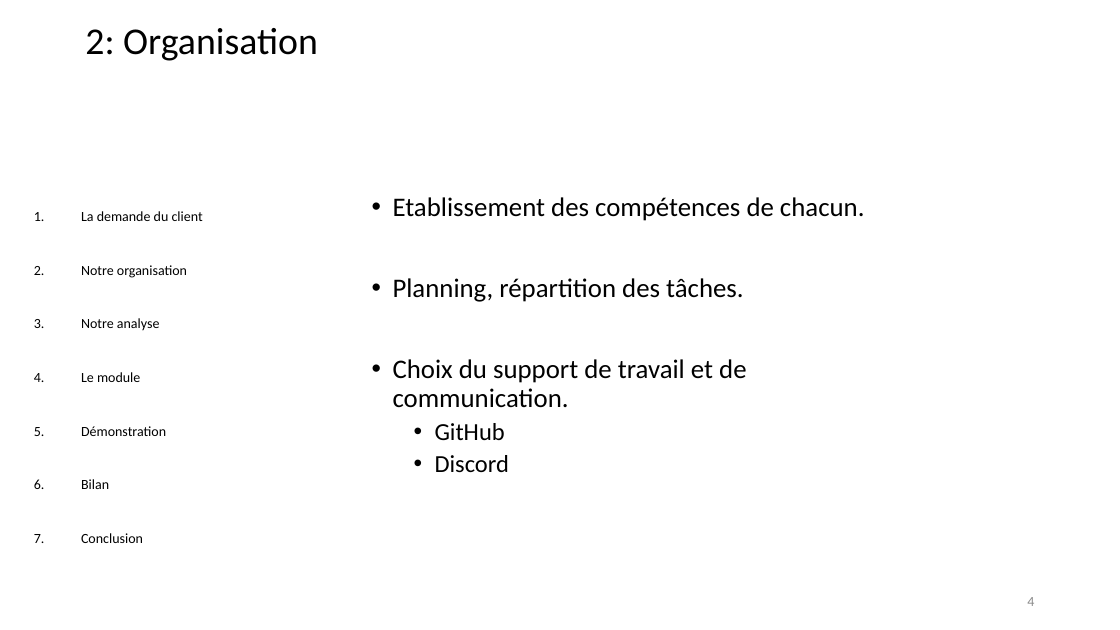
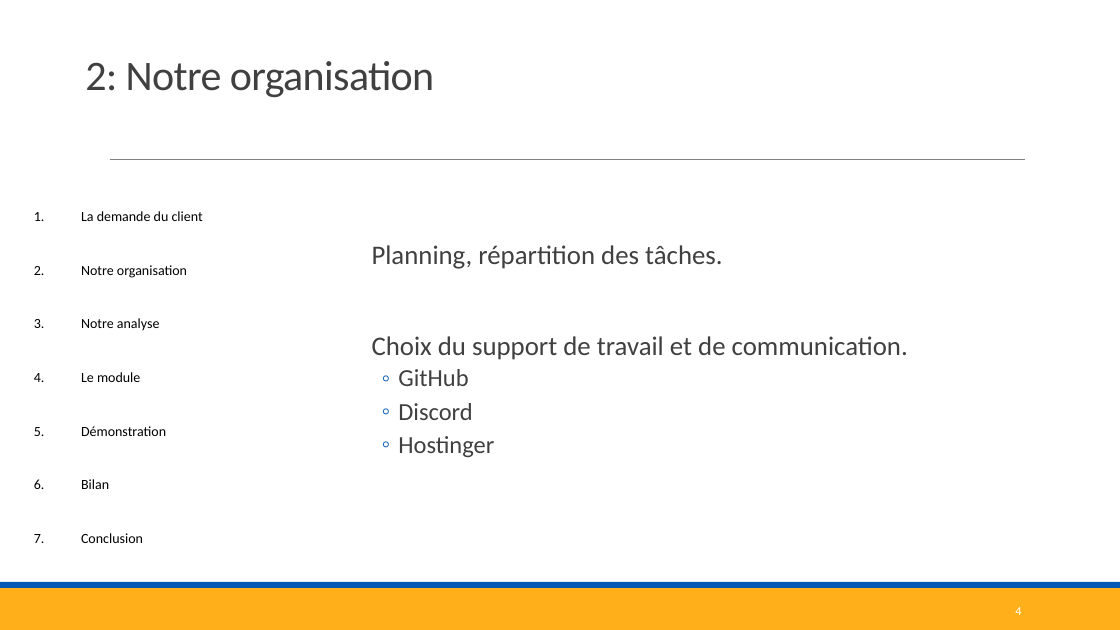
Before and after one commit to corentinBER/Projet-3, a slide deck: slide 4 of Projet3.pptx. Drawn at 1120x630 pixels with LibreOffice and Linux fonts; fonts in the diff are those of the drawing. Boxes give left, top, right and bottom in pixels: in the first picture for what was removed or moved away, otherwise in the second. Text is boxed around its words. In the diff, an @@ line names an element or a change of style, - is before the commit and + after.

```diff
--- a/Projet3.pptx
+++ b/Projet3.pptx
@@ title "2: Notre organisation" at bbox=[85, 61, 434, 97]: vertical alignment middle to bottom @@
@@ title at bbox=[85, 61, 434, 97]: text changed; size 32.4 to 36 pt; text colour #000000 to #404040 @@
-2: Organisation
+2: Notre organisation
@@ line added from (110, 160) to (1026, 160), #808080 0.5 pt @@
@@ text at bbox=[393, 197, 865, 221]: paragraph removed @@
-• Etablissement des compétences de chacun.
@@ text at bbox=[372, 245, 908, 420]: text colour #000000 to #404040; bullet • to  ; more space between paragraphs; bullet • to ◦ @@
@@ text at bbox=[398, 436, 494, 457]: paragraph added @@
+  ◦ Hostinger
@@ rectangle added at bbox=[0, 588, 1120, 630], fill #FFAF19 @@
@@ rectangle added at bbox=[0, 582, 1120, 588], fill #0457B2 @@
@@ page number: place and size @@
-page number at bbox=[1027, 597, 1034, 606]
+page number at bbox=[1015, 607, 1021, 615]
@@ page number at bbox=[1015, 607, 1021, 615]: size 12 to 10.5 pt, text colour #8C8C8C to #FFFFFF @@
```
Also in this commit, not shown: 8 other slides changed, 9 slides added.
